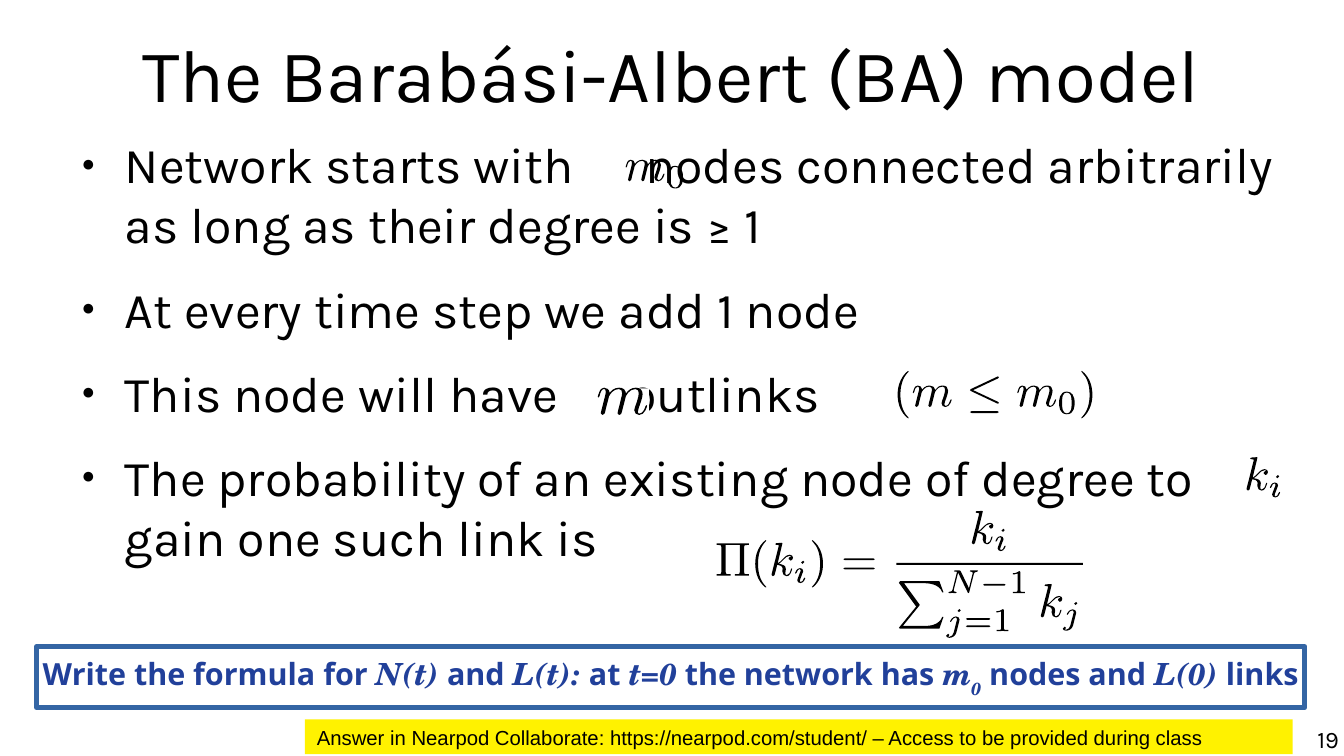
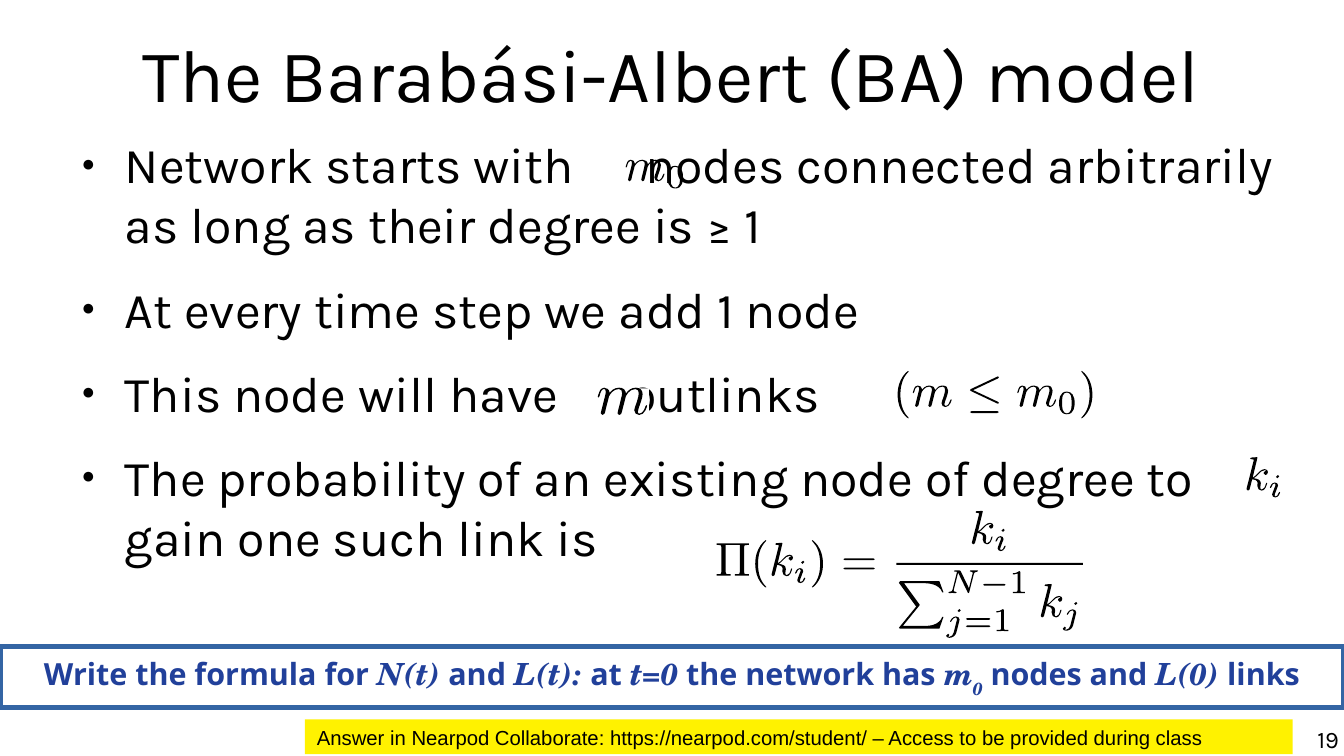
Before and after one commit to chatox/networks-science-course, a slide deck: slide 19 of theory/odp/tt11_preferential_attachment.odp. Drawn at 1344x756 pixels with LibreOffice and Linux fonts; fonts in the diff are those of the drawing. Boxes give left, top, right and bottom in pixels: in the first picture for what was removed or moved away, otherwise in the second. Text is boxed around its words. In the diff, an @@ line names an element or a change of style, - is before the commit and + after.

```diff
--- a/theory/odp/tt11_preferential_attachment.odp
+++ b/theory/odp/tt11_preferential_attachment.odp
@@ rectangle "Write the formula for N(t) ...": place and size @@
-rectangle "Write the formula for N(t) ..." at (37,646,1305,707)
+rectangle "Write the formula for N(t) ..." at (0,646,1344,707)
```
Also in this commit, not shown: 3 other slides changed, 1 other file.
